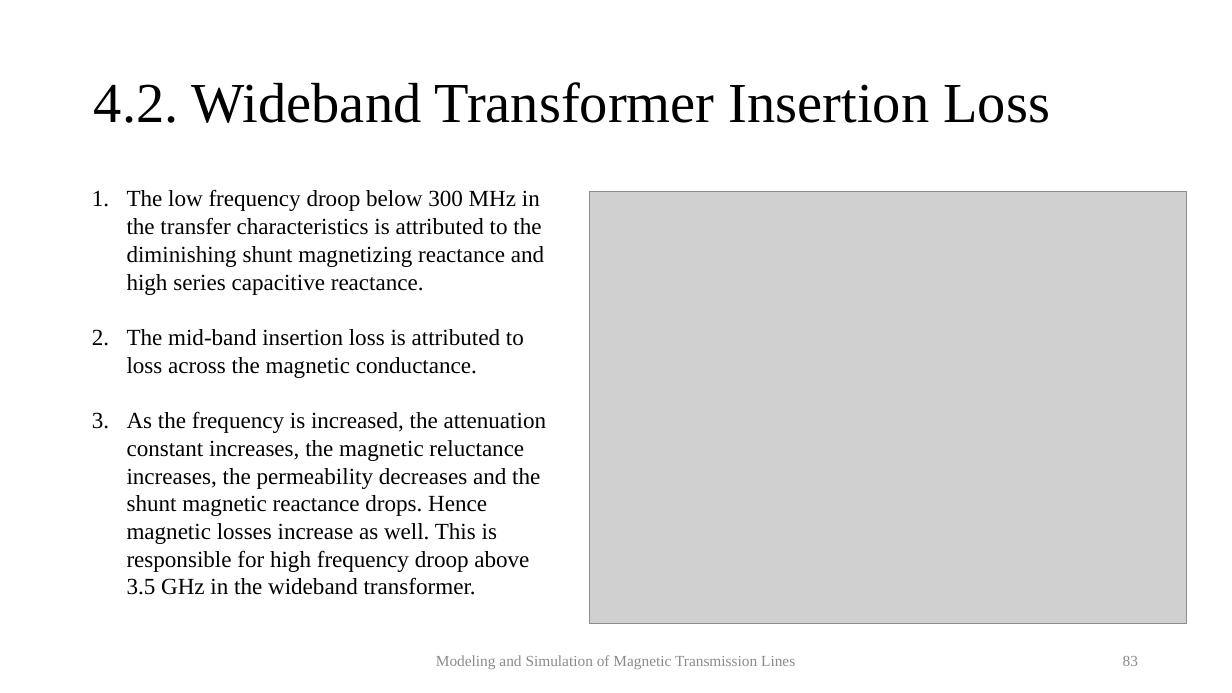
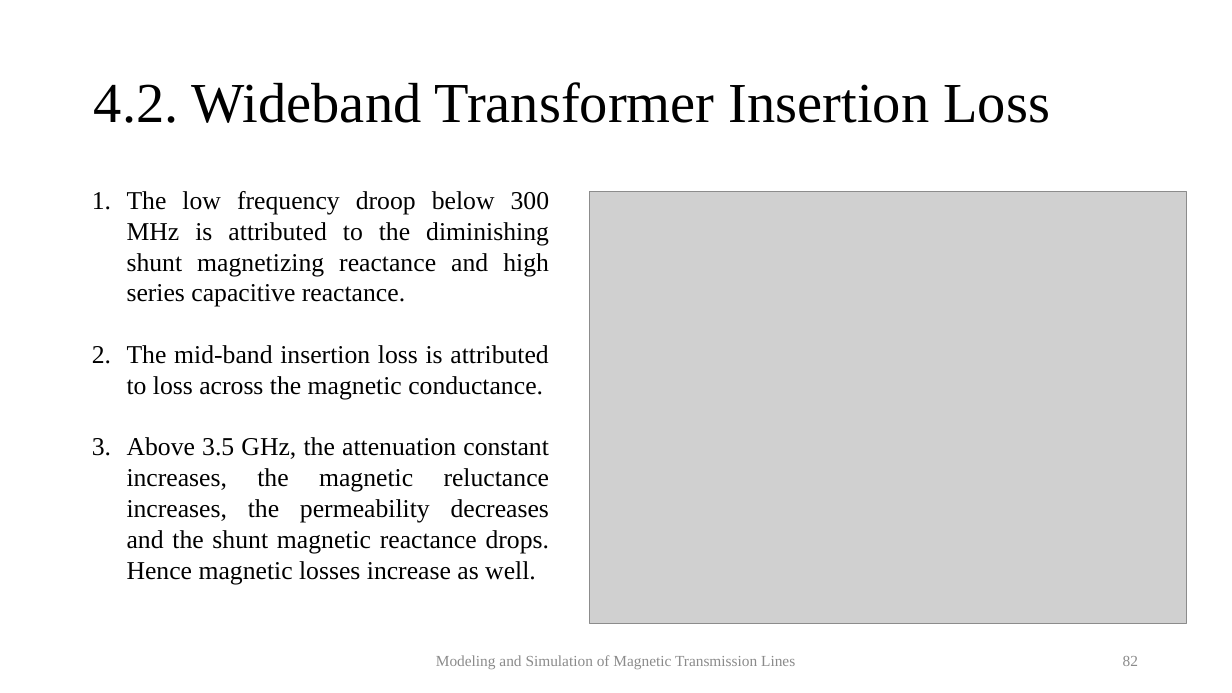
Before and after one commit to MuhammadShamaas1997/Electrical-Engineering, a slide deck: slide 82 of MS/Spring 2020/Thesis/Magnetic Transmission Lines/Thesis Final Presentation.pptx (slide 83 before the commit). Drawn at 1232x693 pixels with LibreOffice and Linux fonts; fonts in the diff are those of the drawing; grey boxes stand for pictures. Boxes give left, top, right and bottom in pixels: in the first picture for what was removed or moved away, otherwise in the second. Text is boxed around its words. In the diff, an @@ line names an element or a change of style, - is before the commit and + after.

```diff
--- a/MS/Spring 2020/Thesis/Magnetic Transmission Lines/Thesis Final Presentation.pptx
+++ b/MS/Spring 2020/Thesis/Magnetic Transmission Lines/Thesis Final Presentation.pptx
@@ text at (127, 191, 550, 307): text changed; size 18 to 20 pt @@
-1. The low frequency droop below 300 MHz in the transfer characteristics is attributed to the diminishing shunt magnetizing reactance and high series capacitive reactance.
+1. The low frequency droop below 300 MHz is attributed to the diminishing shunt magnetizing reactance and high series capacitive reactance.
@@ text at (127, 345, 548, 399): size 18 to 20 pt in "The mid-band insertion loss is attributed to ..."; alignment left to justified @@
@@ text at (127, 437, 550, 584): text changed; size 18 to 20 pt @@
-3. As the frequency is increased, the attenuation constant increases, the magnetic reluctance increases, the permeability decreases and the shunt magnetic reactance drops. Hence magnetic losses increase as well. This is responsible for high frequency droop above 3.5 GHz in the wideband transformer.
+3. Above 3.5 GHz, the attenuation constant increases, the magnetic reluctance increases, the permeability decreases and the shunt magnetic reactance drops. Hence magnetic losses increase as well.
@@ page number at (1123, 656, 1138, 666): text changed @@
-83
+82
```
Also in this commit, not shown: 5 other slides changed, 1 other file.
